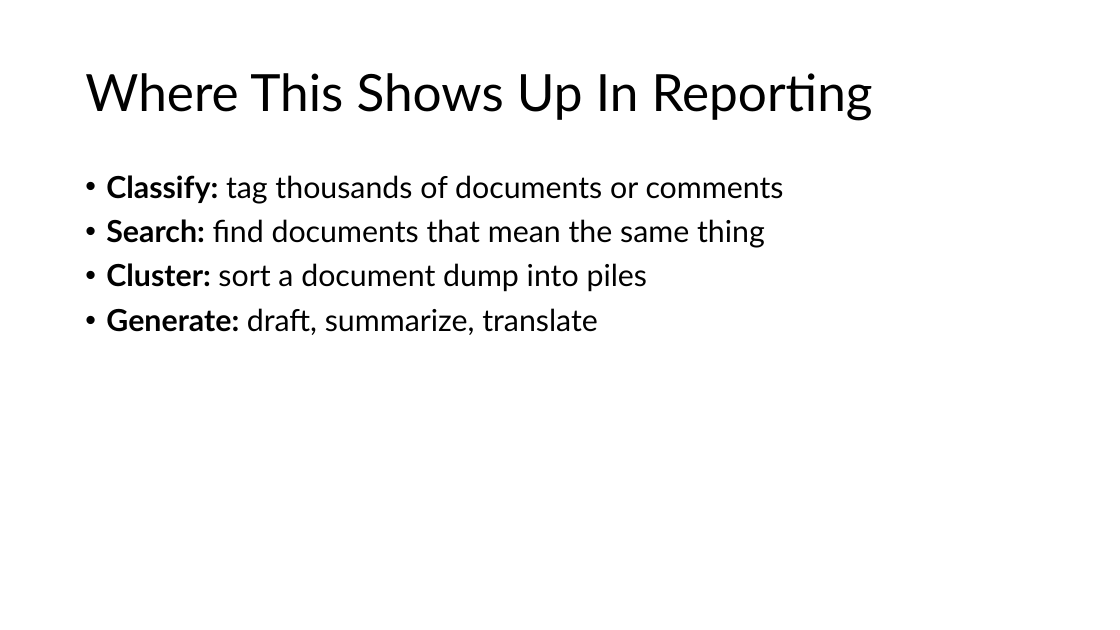
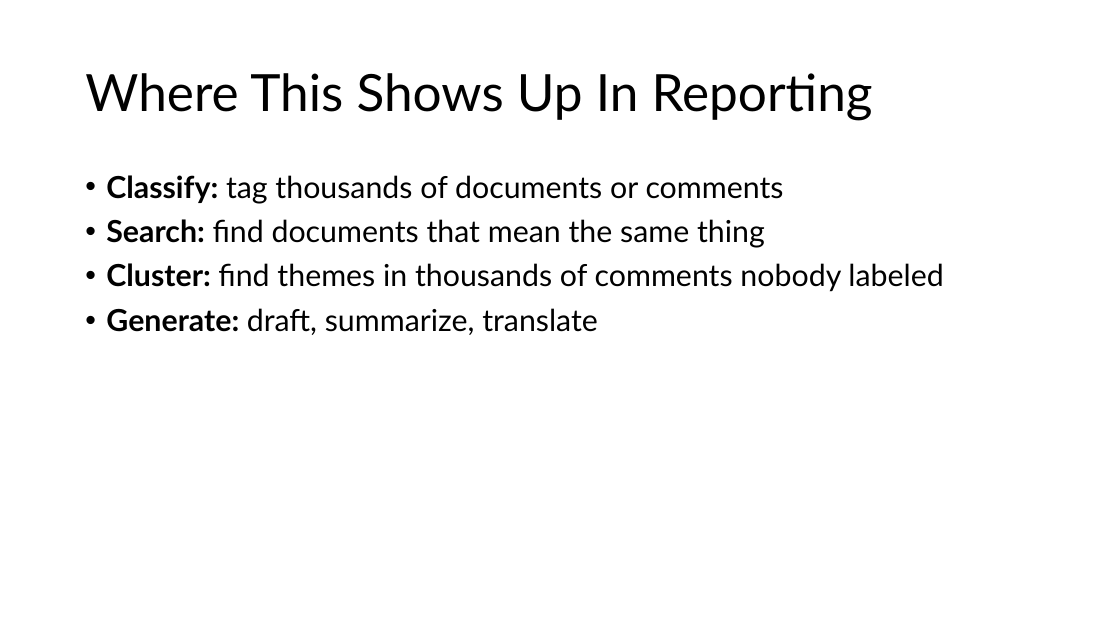
Before and after one commit to IslamTayeb/tzu-vs-taylor, a slide deck: slide 26 of slides/tzu_vs_taylor_lecture.pptx (slide 25 before the commit). Drawn at 1120x630 pixels with LibreOffice and Linux fonts; fonts in the diff are those of the drawing. Boxes give left, top, right and bottom in pixels: in the first picture for what was removed or moved away, otherwise in the second. Text is boxed around its words. In the diff, an @@ line names an element or a change of style, - is before the commit and + after.

```diff
--- a/slides/tzu_vs_taylor_lecture.pptx
+++ b/slides/tzu_vs_taylor_lecture.pptx
@@ text at [106, 263, 943, 292]: text changed @@
-• Cluster: sort a document dump into piles
+• Cluster: find themes in thousands of comments nobody labeled
```
Also in this commit, not shown: 4 other slides changed, 5 slides added, 4 slides removed, 26 other files.
